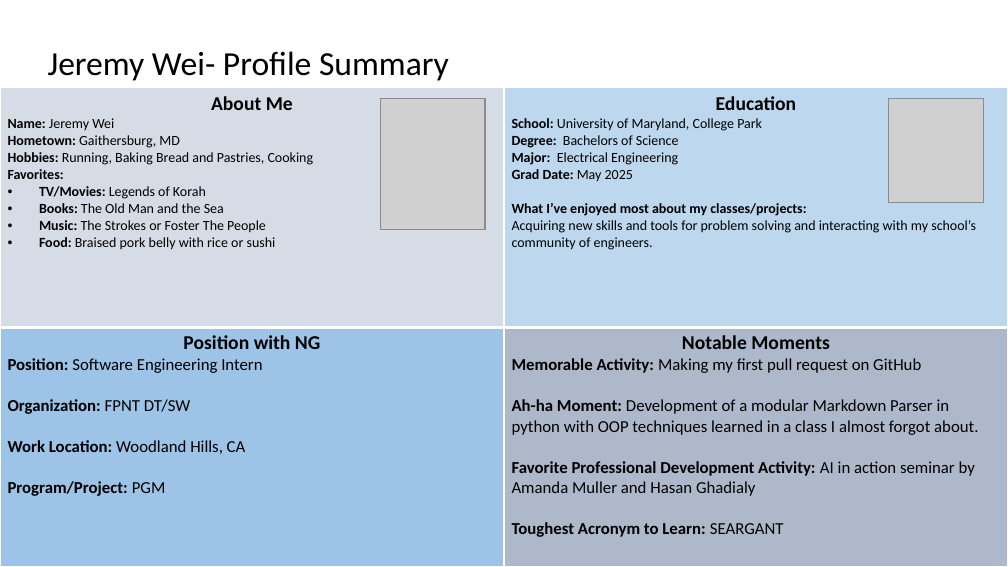
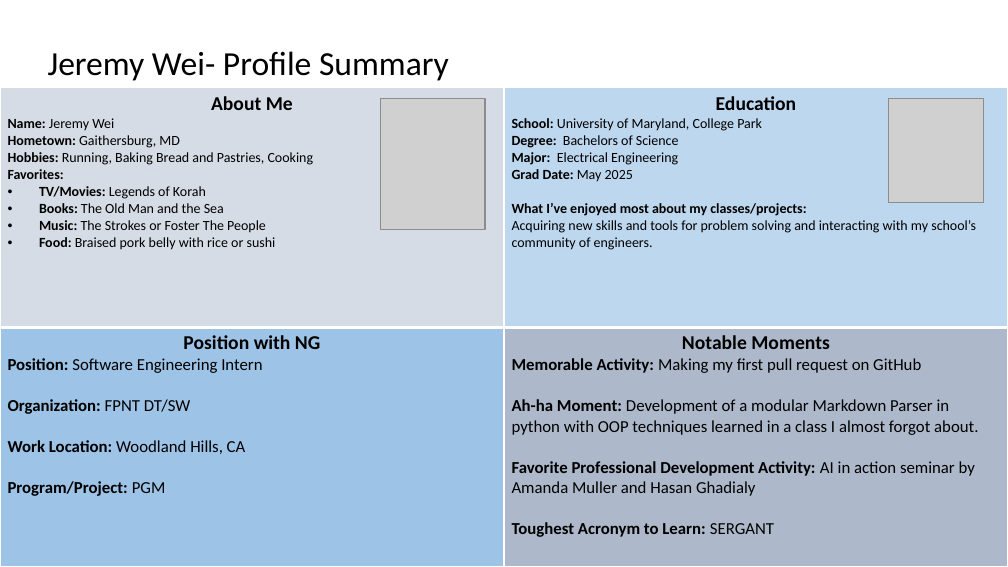
Before and after one commit to cosgroma/database-tools, a slide deck: slide 2 of docs/presentations/Intern_Showcase_Wei.pptx (slide 3 before the commit). Drawn at 1008x567 pixels with LibreOffice and Linux fonts; fonts in the diff are those of the drawing; grey boxes stand for pictures; background and template pictures are left out. Boxes give left, top, right and bottom in pixels: in the first picture for what was removed or moved away, otherwise in the second. Text is boxed around its words. In the diff, an @@ line names an element or a change of style, - is before the commit and + after.

```diff
--- a/docs/presentations/Intern_Showcase_Wei.pptx
+++ b/docs/presentations/Intern_Showcase_Wei.pptx
@@ table at bbox=[0, 88, 1008, 566] @@
-row 2, column 2: Notable Moments / Memorable Activity: Making my first pull request on GitHub / Ah-ha Moment: Development of a modular Markdown Parser in python with OOP techniques learned in a class I almost forgot about. / Favorite Professional Development Activity: AI in action seminar by Amanda Muller and Hasan Ghadialy / Toughest Acronym to Learn: SEARGANT
+row 2, column 2: Notable Moments / Memorable Activity: Making my first pull request on GitHub / Ah-ha Moment: Development of a modular Markdown Parser in python with OOP techniques learned in a class I almost forgot about. / Favorite Professional Development Activity: AI in action seminar by Amanda Muller and Hasan Ghadialy / Toughest Acronym to Learn: SERGANT
```
Also in this commit, not shown: 1 other slide changed, 1 slide removed.
